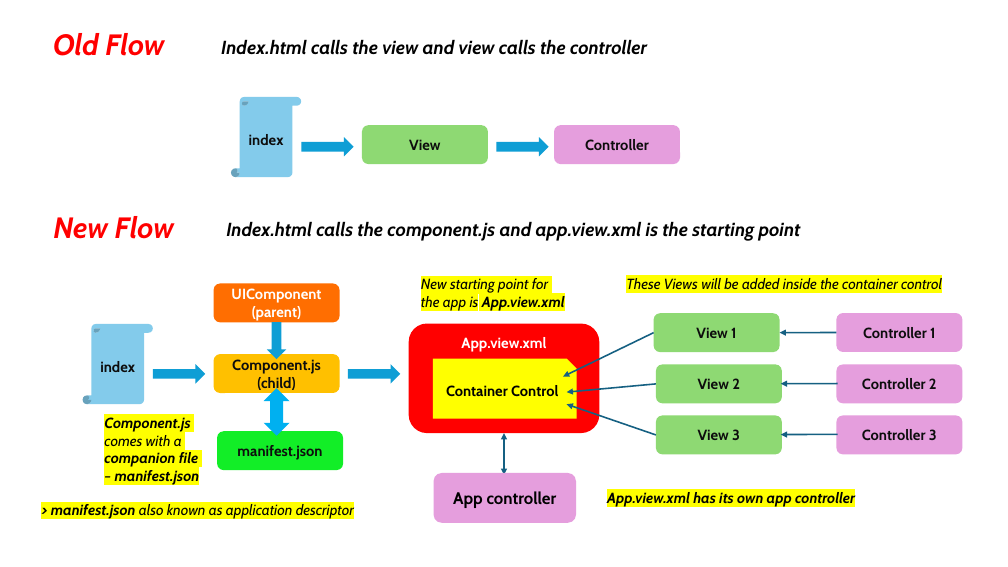
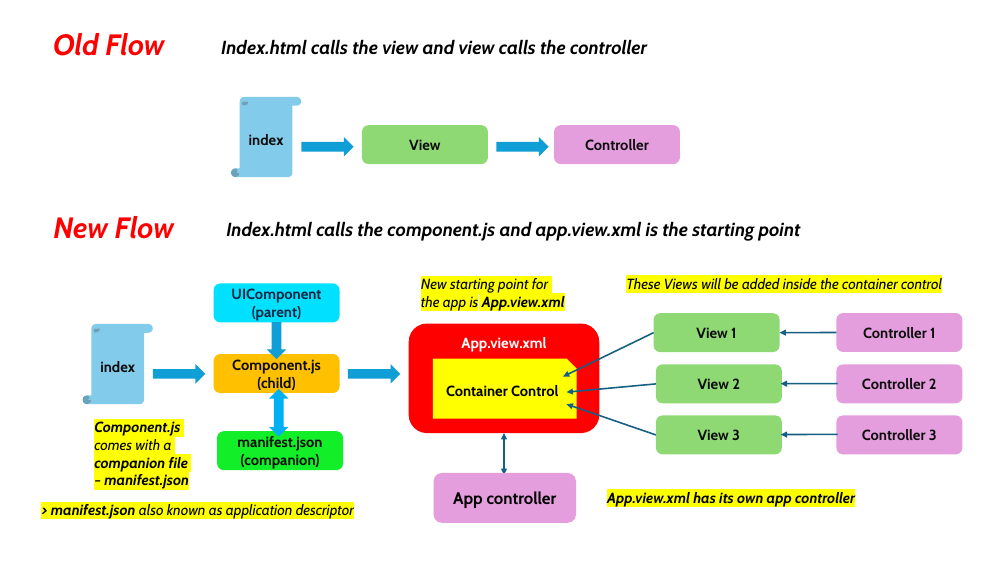
Before and after one commit to Octavius-Dante/Arthelais, a slide deck: slide 1 of ex_17/Fiori Guideline.pptx. Drawn at 1008x567 pixels with LibreOffice and Linux fonts; fonts in the diff are those of the drawing. Boxes give left, top, right and bottom in pixels: in the first picture for what was removed or moved away, otherwise in the second. Text is boxed around its words. In the diff, an @@ line names an element or a change of style, - is before the commit and + after.

```diff
--- a/ex_17/Fiori Guideline.pptx
+++ b/ex_17/Fiori Guideline.pptx
@@ rounded rectangle "UIComponent (parent)" at bbox=[214, 284, 340, 323]: text colour #FFFFFF to #0E2841; fill #FF6E01 to #01E1FF @@
@@ up down arrow: place and size @@
-up down arrow at bbox=[264, 388, 290, 436]
+up down arrow at bbox=[269, 389, 289, 436]
@@ text "Component.js": place and size @@
-text "Component.js" at bbox=[104, 417, 200, 485]
+text "Component.js" at bbox=[94, 421, 189, 489]
@@ text in rounded rectangle at bbox=[241, 454, 320, 469]: paragraph added @@
+(companion)
```
Also in this commit, not shown: 2 other files.
